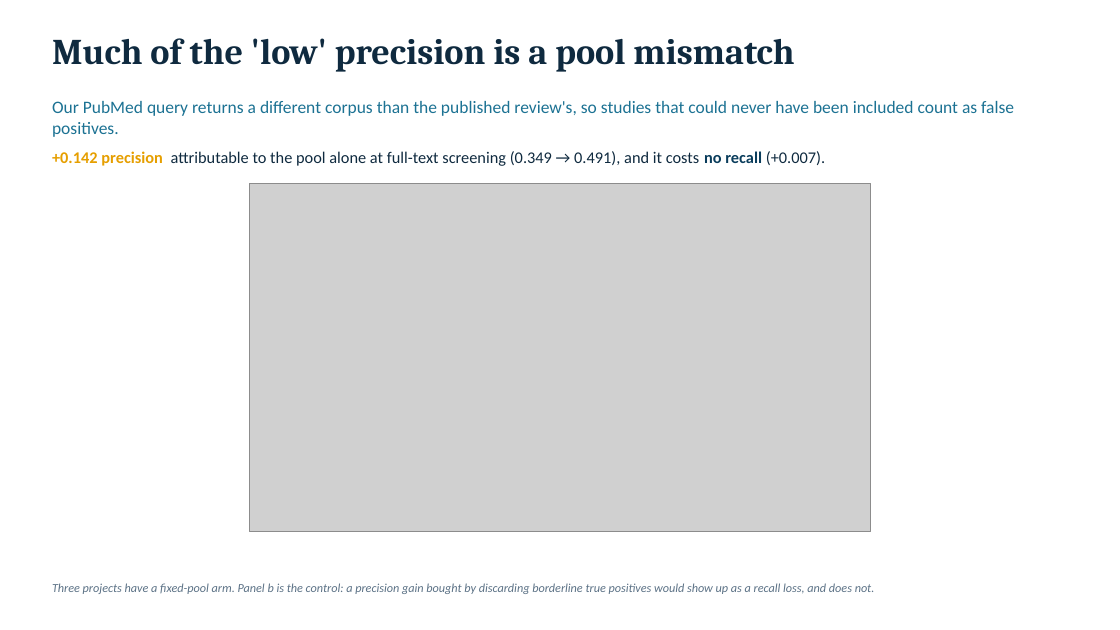
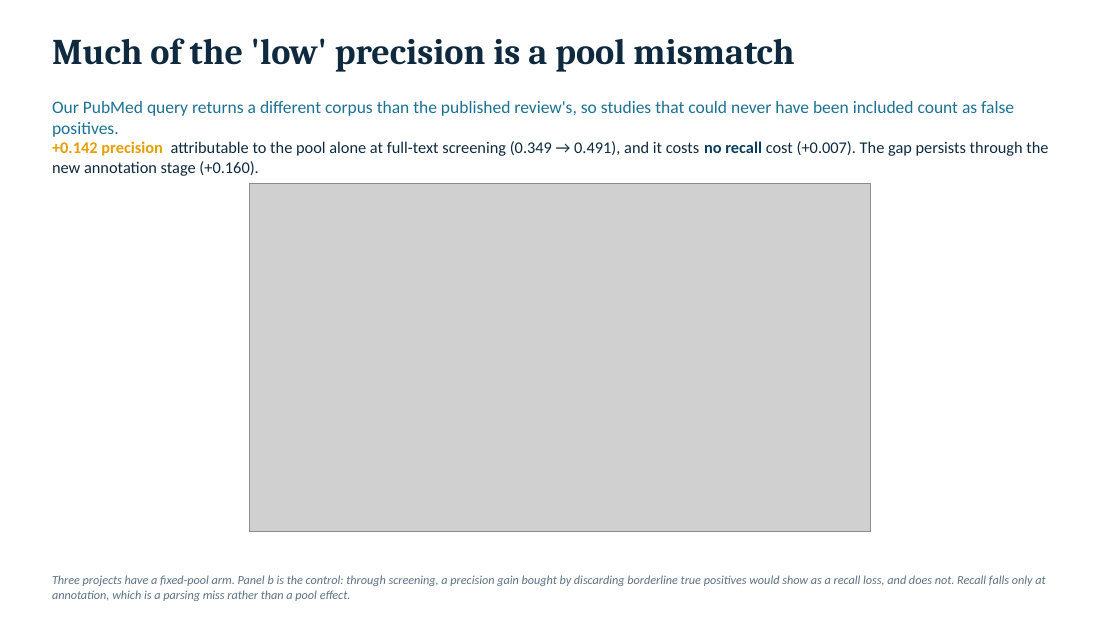
Before and after one commit to neurostuff/autonima-results, a slide deck: slide 5 of autonima_results_deck.pptx. Drawn at 1120x630 pixels with LibreOffice and Linux fonts; fonts in the diff are those of the drawing; grey boxes stand for pictures. Boxes give left, top, right and bottom in pixels: in the first picture for what was removed or moved away, otherwise in the second. Text is boxed around its words. In the diff, an @@ line names an element or a change of style, - is before the commit and + after.

```diff
--- a/autonima_results_deck.pptx
+++ b/autonima_results_deck.pptx
@@ text at (52,141,1048,176): text changed @@
-+0.142 precision attributable to the pool alone at full-text screening (0.349 → 0.491), and it costs no recall (+0.007).
++0.142 precision attributable to the pool alone at full-text screening (0.349 → 0.491), and it costs no recall cost (+0.007). The gap persists through the new annotation stage (+0.160).
@@ text at (52,575,1045,601): text changed @@
-Three projects have a fixed-pool arm. Panel b is the control: a precision gain bought by discarding borderline true positives would show up as a recall loss, and does not.
+Three projects have a fixed-pool arm. Panel b is the control: through screening, a precision gain bought by discarding borderline true positives would show as a recall loss, and does not. Recall falls only at annotation, which is a parsing miss rather than a pool effect.
```
Also in this commit, not shown: 1 other slide changed, 1 slide added, 1 slide removed, 5 other files.
